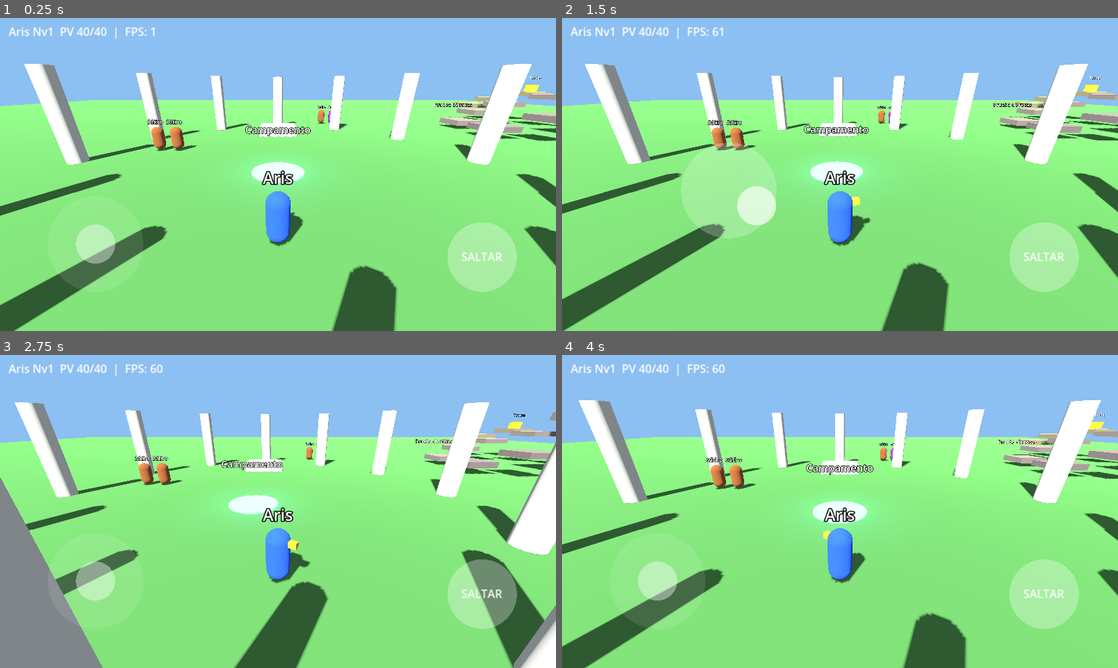
Above: before the commit, frames 1-4 (two rows, left to right).
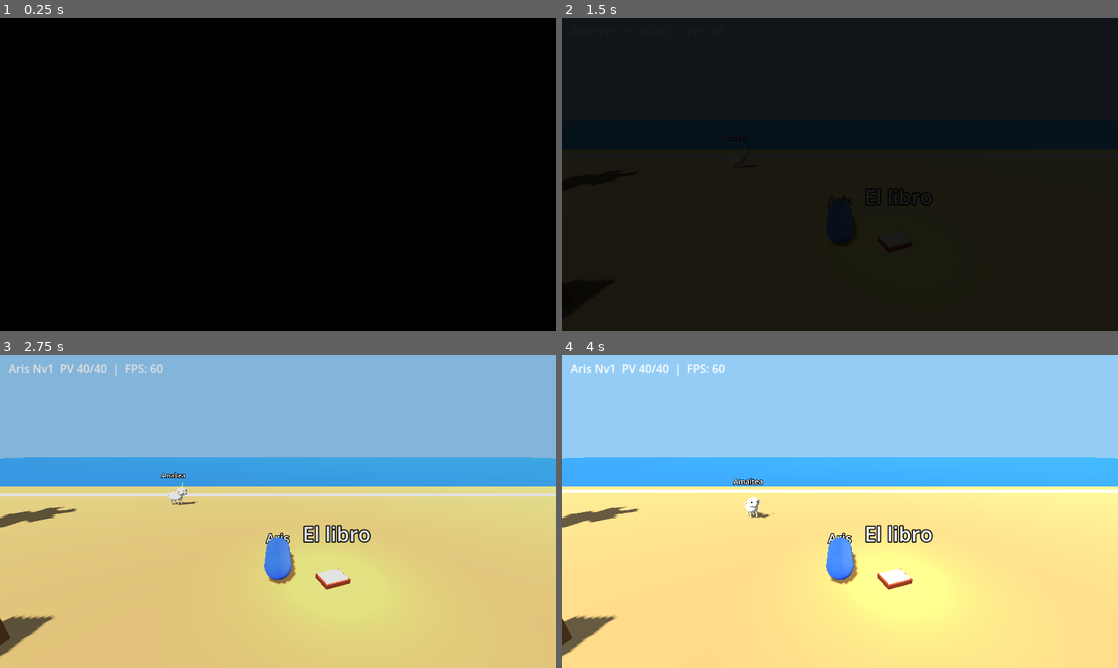
Above: after the commit, the same moments.

Repository: Adriii192/mitologia-rpg
Game: Godot game, scene res://main.tscn
Same seed, same stepped clock (60 frames per second), same inputs: the game is played once before the commit and once after it.
Inputs (mouse positions are in pixels of both pictures, inside the frame that each line leads up to):
- Up to frame 1 (0.25 s): no input
- Up to frame 2 (1.5 s): move the mouse to (962, 158) at 0.52 s; click (962, 158) at 0.67 s; drag from (728, 190) to (812, 237) at 1.27 s
- Up to frame 3 (2.75 s): move the mouse to (333, 442) at 2.02 s; click (333, 442) at 2.17 s
- Up to frame 4 (4 s): drag from (812, 574) to (673, 464) at 2.77 s; move the mouse to (1006, 558) at 3.52 s; click (1006, 558) at 3.67 s

The runs differ from the first frame. In frame 1, 100% of the frame differs, in the area x 0-100%, y 0-100%; in frame 2, 100%; in frame 3, 100%; in frame 4, 75%.

Commit message:
Add files via upload

Diff:
--- a/boot.gd
+++ b/boot.gd
@@ -1,6 +1,6 @@
 extends Node
 
-const FILES := ["res://main.gd", "res://zones.gd", "res://state.gd", "res://fighter.gd", "res://battle.gd"]
+const FILES := ["res://main.gd", "res://zones.gd", "res://state.gd", "res://fighter.gd", "res://battle.gd", "res://dialog.gd", "res://companion.gd"]
 
 
 func _ready() -> void:
--- /dev/null
+++ b/companion.gd
@@ -0,0 +1,78 @@
+extends RefCounted
+
+
+static func _part(parent: Node3D, mesh: Mesh, pos: Vector3, color: Color, rot: Vector3 = Vector3.ZERO, emission: float = 0.0) -> MeshInstance3D:
+	var mi := MeshInstance3D.new()
+	mi.mesh = mesh
+	var m := StandardMaterial3D.new()
+	m.albedo_color = color
+	if emission > 0.0:
+		m.emission_enabled = true
+		m.emission = color
+		m.emission_energy_multiplier = emission
+	mi.material_override = m
+	mi.position = pos
+	mi.rotation_degrees = rot
+	parent.add_child(mi)
+	return mi
+
+
+static func _sphere(r: float) -> SphereMesh:
+	var sm := SphereMesh.new()
+	sm.radius = r
+	sm.height = r * 2.0
+	return sm
+
+
+static func _cyl(r: float, h: float) -> CylinderMesh:
+	var cm := CylinderMesh.new()
+	cm.top_radius = r
+	cm.bottom_radius = r
+	cm.height = h
+	return cm
+
+
+static func _cone(r: float, h: float) -> CylinderMesh:
+	var cm := CylinderMesh.new()
+	cm.top_radius = 0.0
+	cm.bottom_radius = r
+	cm.height = h
+	return cm
+
+
+# Amaltea: cabrita juvenil. Mira hacia -Z.
+static func build() -> Node3D:
+	var root := Node3D.new()
+	var body := Node3D.new()
+	body.name = "Body"
+	root.add_child(body)
+	var cream := Color(0.98, 0.95, 0.88)
+	var tan := Color(0.86, 0.76, 0.6)
+	var gold := Color(1.0, 0.8, 0.25)
+	var cap := CapsuleMesh.new()
+	cap.radius = 0.3
+	cap.height = 1.0
+	_part(body, cap, Vector3(0, 0.58, 0.05), cream, Vector3(90, 0, 0))
+	_part(body, _sphere(0.3), Vector3(0, 0.95, -0.5), cream)
+	_part(body, _sphere(0.12), Vector3(0, 0.84, -0.76), Color(0.96, 0.78, 0.72))
+	_part(body, _sphere(0.05), Vector3(-0.13, 1.0, -0.72), Color(0.05, 0.05, 0.05))
+	_part(body, _sphere(0.05), Vector3(0.13, 1.0, -0.72), Color(0.05, 0.05, 0.05))
+	var ear_mesh := BoxMesh.new()
+	ear_mesh.size = Vector3(0.3, 0.05, 0.16)
+	_part(body, ear_mesh, Vector3(-0.32, 0.98, -0.48), tan, Vector3(0, 0, 35))
+	_part(body, ear_mesh, Vector3(0.32, 0.98, -0.48), tan, Vector3(0, 0, -35))
+	_part(body, _cone(0.06, 0.34), Vector3(-0.12, 1.3, -0.5), gold, Vector3(0, 0, 18), 0.6)
+	_part(body, _cone(0.06, 0.26), Vector3(0.12, 1.26, -0.5), gold, Vector3(0, 0, -18), 0.6)
+	_part(body, _sphere(0.045), Vector3(-0.2, 1.46, -0.5), Color(1.0, 0.9, 0.5), Vector3.ZERO, 3.0)
+	for lx in [-0.16, 0.16]:
+		for lz in [-0.22, 0.34]:
+			_part(body, _cyl(0.05, 0.42), Vector3(lx, 0.21, lz), tan)
+	_part(body, _sphere(0.09), Vector3(0, 0.7, 0.6), cream)
+	var tag := Label3D.new()
+	tag.text = "Amaltea"
+	tag.font_size = 40
+	tag.pixel_size = 0.01
+	tag.billboard = BaseMaterial3D.BILLBOARD_ENABLED
+	tag.position = Vector3(0, 2.0, 0)
+	root.add_child(tag)
+	return root
--- /dev/null
+++ b/dialog.gd
@@ -0,0 +1,131 @@
+extends CanvasLayer
+
+signal finished
+
+var lines: Array = []
+var index: int = 0
+var shown: float = 0.0
+var active: bool = false
+var ui: Control
+var label: Label
+
+
+func start(p_lines: Array) -> void:
+	lines = p_lines
+	index = 0
+	shown = 0.0
+	active = true
+	layer = 15
+	ui = Control.new()
+	ui.set_anchors_and_offsets_preset(Control.PRESET_FULL_RECT)
+	ui.mouse_filter = Control.MOUSE_FILTER_IGNORE
+	ui.draw.connect(_draw_ui)
+	add_child(ui)
+	label = Label.new()
+	label.autowrap_mode = TextServer.AUTOWRAP_WORD_SMART
+	label.mouse_filter = Control.MOUSE_FILTER_IGNORE
+	add_child(label)
+	_layout()
+
+
+func _v() -> Vector2:
+	return get_viewport().get_visible_rect().size
+
+
+func _s() -> float:
+	return _v().y / 1080.0
+
+
+func _box() -> Rect2:
+	var v: Vector2 = _v()
+	var s: float = _s()
+	return Rect2(60.0 * s, v.y - 300.0 * s, v.x - 120.0 * s, 250.0 * s)
+
+
+func _layout() -> void:
+	var s: float = _s()
+	var b: Rect2 = _box()
+	label.position = Vector2(b.position.x + 40.0 * s, b.position.y + 34.0 * s)
+	label.size = Vector2(b.size.x - 80.0 * s, b.size.y - 60.0 * s)
+	label.add_theme_font_size_override("font_size", int(40.0 * s))
+
+
+func _full_text() -> String:
+	if index >= lines.size():
+		return ""
+	return str(lines[index][1])
+
+
+func _speaker() -> String:
+	if index >= lines.size():
+		return ""
+	return str(lines[index][0])
+
+
+func _process(delta: float) -> void:
+	if not active:
+		return
+	shown += delta * 45.0
+	_layout()
+	var full: String = _full_text()
+	label.text = full
+	label.visible_characters = mini(full.length(), int(shown))
+	var sp: String = _speaker()
+	if sp == "":
+		label.add_theme_color_override("font_color", Color(0.85, 0.85, 0.95))
+	else:
+		label.add_theme_color_override("font_color", Color(1, 1, 1))
+	ui.queue_redraw()
+
+
+func handle_touch() -> void:
+	if not active:
+		return
+	var total: int = _full_text().length()
+	if shown < float(total):
+		shown = float(total)
+		return
+	index += 1
+	shown = 0.0
+	if index >= lines.size():
+		active = false
+		label.visible = false
+		ui.queue_redraw()
+		finished.emit()
+
+
+func _speaker_color(sp: String) -> Color:
+	if sp == "Aris":
+		return Color(0.3, 0.5, 0.9)
+	if sp == "Amaltea":
+		return Color(0.85, 0.65, 0.15)
+	return Color(0.4, 0.4, 0.5)
+
+
+func _draw_ui() -> void:
+	if not active or index >= lines.size():
+		return
+	var s: float = _s()
+	var b: Rect2 = _box()
+	var sb := StyleBoxFlat.new()
+	sb.bg_color = Color(0.05, 0.07, 0.16, 0.94)
+	sb.border_color = Color(0.85, 0.7, 0.3)
+	sb.set_border_width_all(4)
+	sb.set_corner_radius_all(18)
+	ui.draw_style_box(sb, b)
+	var sp: String = _speaker()
+	if sp != "":
+		var tag_w: float = 90.0 * s + sp.length() * 24.0 * s
+		var tag := Rect2(b.position.x + 36.0 * s, b.position.y - 38.0 * s, tag_w, 66.0 * s)
+		var tb := StyleBoxFlat.new()
+		tb.bg_color = _speaker_color(sp)
+		tb.border_color = Color(1, 1, 1, 0.9)
+		tb.set_border_width_all(3)
+		tb.set_corner_radius_all(14)
+		ui.draw_style_box(tb, tag)
+		var font: Font = ThemeDB.fallback_font
+		ui.draw_string(font, Vector2(tag.position.x, tag.position.y + tag.size.y * 0.5 + 14.0 * s), sp, HORIZONTAL_ALIGNMENT_CENTER, tag.size.x, int(38.0 * s), Color(1, 1, 1))
+	if shown >= float(_full_text().length()):
+		var bob: float = sin(Time.get_ticks_msec() / 160.0) * 6.0 * s
+		var c: Vector2 = Vector2(b.end.x - 60.0 * s, b.end.y - 40.0 * s + bob)
+		ui.draw_colored_polygon(PackedVector2Array([c + Vector2(-16, -10) * s, c + Vector2(16, -10) * s, c + Vector2(0, 14) * s]), Color(1.0, 0.85, 0.3))
--- a/main.gd
+++ b/main.gd
@@ -3,6 +3,8 @@
 const Zones = preload("res://zones.gd")
 const State = preload("res://state.gd")
 const Battle = preload("res://battle.gd")
+const Dialog = preload("res://dialog.gd")
+const Companion = preload("res://companion.gd")
 
 const SPEED := 6.0
 const GRAVITY := 20.0
@@ -14,6 +16,7 @@
 var cam_pivot: Node3D
 var camera: Camera3D
 var zone: Node3D
+var current_zone: String = "beach"
 var spawn_point := Vector3(0, 1.1, 8)
 var yaw := 0.0
 var pitch := -0.4
@@ -29,11 +32,17 @@
 var near_portal: Node3D = null
 var traveling := false
 var in_battle := false
+var in_dialog := false
+var locked := false
 var battle = null
+var dialog = null
 var battle_enemy: Node3D = null
+var companion: Node3D = null
 var grace := 0.0
+var hint_timer := 0.0
 var ui: Control
 var info_label: Label
+var hint_label: Label
 var fade: ColorRect
 
 
@@ -42,7 +51,8 @@
 	_build_player()
 	_build_camera()
 	_build_ui()
-	_load_zone("world")
+	_load_zone("beach")
+	_play_intro()
 
 
 func _view() -> Vector2:
@@ -55,6 +65,10 @@
 
 func _act_pos() -> Vector2:
 	return Vector2(_view().x - 370, _view().y - 130)
+
+
+func _horn_pos() -> Vector2:
+	return Vector2(_view().x - 170, _view().y - 360)
 
 
 func _default_joy_center() -> Vector2:
@@ -115,6 +129,18 @@
 	info_label.position = Vector2(20, 12)
 	info_label.add_theme_font_size_override("font_size", 26)
 	layer.add_child(info_label)
+	hint_label = Label.new()
+	hint_label.add_theme_font_size_override("font_size", 34)
+	hint_label.add_theme_color_override("font_color", Color(1, 0.95, 0.7))
+	hint_label.add_theme_color_override("font_outline_color", Color(0, 0, 0))
+	hint_label.add_theme_constant_override("outline_size", 8)
+	hint_label.horizontal_alignment = HORIZONTAL_ALIGNMENT_CENTER
+	hint_label.set_anchors_and_offsets_preset(Control.PRESET_CENTER_TOP)
+	hint_label.offset_left = -600
+	hint_label.offset_right = 600
+	hint_label.offset_top = 90
+	hint_label.visible = false
+	layer.add_child(hint_label)
 	fade = ColorRect.new()
 	fade.color = Color(0, 0, 0, 0)
 	fade.set_anchors_and_offsets_preset(Control.PRESET_FULL_RECT)
@@ -125,13 +151,19 @@
 	ui.queue_redraw()
 
 
-func _draw_button_text(text: String, center: Vector2) -> void:
+func _show_hint(text: String, secs: float) -> void:
+	hint_label.text = text
+	hint_label.visible = true
+	hint_timer = secs
+
+
+func _draw_button_text(text: String, center: Vector2, size: int = 26) -> void:
 	var font := ThemeDB.fallback_font
-	ui.draw_string(font, Vector2(center.x - BTN_RADIUS, center.y + 9), text, HORIZONTAL_ALIGNMENT_CENTER, BTN_RADIUS * 2.0, 26, Color(1, 1, 1, 0.95))
+	ui.draw_string(font, Vector2(center.x - BTN_RADIUS, center.y + 9), text, HORIZONTAL_ALIGNMENT_CENTER, BTN_RADIUS * 2.0, size, Color(1, 1, 1, 0.95))
 
 
 func _draw_ui() -> void:
-	if in_battle:
+	if in_battle or in_dialog or locked:
 		return
 	var a := 0.2
 	if joy_id != -1:
@@ -143,6 +175,9 @@
 		ja = 0.55
 	ui.draw_circle(_jump_pos(), BTN_RADIUS, Color(1, 1, 1, ja))
 	_draw_button_text("SALTAR", _jump_pos())
+	if current_zone != "camp":
+		ui.draw_circle(_horn_pos(), BTN_RADIUS, Color(1.0, 0.8, 0.25, 0.5))
+		_draw_button_text("CUERNO", _horn_pos(), 24)
 	if near_portal != null:
 		var aa := 0.45
 		if act_id != -1:
@@ -155,20 +190,37 @@
 	if zone != null:
 		remove_child(zone)
 		zone.queue_free()
+	companion = null
 	zone = Node3D.new()
 	add_child(zone)
+	current_zone = zone_name
 	var info: Dictionary
 	if zone_name == "camp":
 		info = Zones.build_camp(zone)
 		State.heal_all()
+	elif zone_name == "beach":
+		info = Zones.build_beach(zone)
 	else:
 		info = Zones.build_world(zone)
 		_spawn_enemies()
 	spawn_point = info["spawn"]
 	player.position = spawn_point
 	player.velocity = Vector3.ZERO
+	_spawn_companion()
 	near_portal = null
 	ui.queue_redraw()
+
+
+func _spawn_companion() -> void:
+	companion = Companion.build()
+	zone.add_child(companion)
+	_place_companion()
+
+
+func _place_companion() -> void:
+	if companion == null:
+		return
+	companion.position = player.position + Vector3(-2.0, -0.9, 1.5)
 
 
 func _spawn_enemies() -> void:
@@ -216,9 +268,9 @@
 		tw.tween_property(n, "position:y", 0.0, 0.7).set_trans(Tween.TRANS_SINE)
 
 
-func _start_battle(enemy_node: Node3D) -> void:
-	in_battle = true
-	battle_enemy = enemy_node
+# ---------- Diálogos e introducción ----------
+
+func _release_touches() -> void:
 	joy_id = -1
 	look_id = -1
 	jump_id = -1
@@ -228,6 +280,83 @@
 	joy_pos = joy_center
 	player.velocity = Vector3.ZERO
 	ui.queue_redraw()
+
+
+func _run_dialog(lines: Array) -> void:
+	_release_touches()
+	in_dialog = true
+	dialog = Dialog.new()
+	add_child(dialog)
+	dialog.start(lines)
+	await dialog.finished
+	dialog.queue_free()
+	dialog = null
+	in_dialog = false
+	ui.queue_redraw()
+
+
+func _wait(secs: float) -> void:
+	await get_tree().create_timer(secs).timeout
+
+
+func _play_intro() -> void:
+	if State.flags.has("intro_done"):
+		return
+	locked = true
+	_release_touches()
+	fade.color = Color(0, 0, 0, 1)
+	player.rotation.x = -PI * 0.5
+	player.position.y = 0.45
+	companion.position = Vector3(-7, 0, -2)
+	companion.rotation.y = atan2(-7.0, -2.0)
+	yaw = 0.0
+	pitch = -0.3
+	await _wait(0.5)
+	await _run_dialog([["", "Todo está oscuro... Solo se oye el mar."]])
+	var tw := create_tween()
+	tw.tween_property(fade, "color:a", 0.0, 1.6)
+	await tw.finished
+	var goal: Vector3 = Vector3(-2.0, 0, 4.6)
+	companion.rotation.y = atan2(-(goal.x - companion.position.x), -(goal.z - companion.position.z))
+	var walk := create_tween()
+	walk.tween_property(companion, "position", goal, 2.4).set_trans(Tween.TRANS_SINE)
+	await walk.finished
+	companion.rotation.y = PI
+	await _run_dialog([
+		["Amaltea", "¡Eh! ¡Eh, tú! ¿Estás vivo? Venga, despierta, que las olas no esperan."],
+		["", "Algo suave y húmedo te empuja el hombro."],
+	])
+	var wake := create_tween().set_parallel(true)
+	wake.tween_property(player, "rotation:x", 0.0, 0.7)
+	wake.tween_property(player, "position:y", 1.1, 0.7)
+	await wake.finished
+	await _run_dialog([
+		["Aris", "¿Qué...? ¿Dónde estoy? Estaba en mi cuarto... leyendo..."],
+		["Aris", "Espera. Una cabra. Una cabra que habla. Esto es un sueño, seguro."],
+		["Amaltea", "¿Cabra? ¡Soy una cabrita, sí, pero con mucho más pedigrí! Me llamo Amaltea, y no, no es un sueño."],
+		["Aris", "Claro que es un sueño. Me habré dormido con el libro encima."],
+		["", "Amaltea agacha la cabeza y le da un golpecito con uno de sus cuernos."],
+		["Aris", "¡Ay! ...Vale. Eso ha dolido demasiado para ser un sueño."],
+		["Amaltea", "Bienvenido a Creta, en los tiempos en que los dioses aún eran jóvenes. Tu libro te ha traído hasta aquí."],
+		["Aris", "¿Dentro del libro? ¿Y cómo vuelvo a casa?"],
+		["Amaltea", "Lo averiguaremos recorriendo la historia entera. No estarás solo: yo hablo con todos los animales que guían a los viajeros perdidos."],
+		["Amaltea", "Eres Aris, ¿verdad? Tu nombre sonó en el libro cuando caíste. Curioso... se parece al de alguien que conozco."],
+		["Amaltea", "Y mira mi cuerno dorado: se me rompió un día que cuidaba a un niño muy fuerte y muy travieso. Desde entonces da abundancia a quien lo sostiene."],
+		["Amaltea", "Con él podré llevarnos a un campamento seguro cuando lo necesites. Toca CUERNO y nos vamos."],
+		["Aris", "Un campamento... Vale. Esto es una locura, pero me gusta."],
+		["Amaltea", "¡Pues vamos, Aris! Explora la playa, que yo te sigo."],
+	])
+	State.flags["intro_done"] = true
+	locked = false
+	_show_hint("Toca CUERNO para ir al campamento", 7.0)
+
+
+# ---------- Combate ----------
+
+func _start_battle(enemy_node: Node3D) -> void:
+	in_battle = true
+	battle_enemy = enemy_node
+	_release_touches()
 	var enemies: Array = []
 	var kinds: Array = enemy_node.get_meta("kinds")
 	for k in kinds:
@@ -266,18 +395,33 @@
 			player.global_position += away.normalized() * 4.0
 	battle_enemy = null
 	if result == "lose":
-		_travel("camp")
+		State.has_last = false
+		_travel("camp", false)
 	ui.queue_redraw()
 
 
-func _travel(target: String) -> void:
+# ---------- Viajes ----------
+
+func _travel(target: String, remember: bool = true) -> void:
 	if traveling:
 		return
 	traveling = true
+	var dest: String = target
+	var use_pos: bool = false
+	if target == "camp" and remember:
+		State.last_zone = current_zone
+		State.last_pos = player.global_position
+		State.has_last = true
+	elif target == "return":
+		dest = State.last_zone
+		use_pos = State.has_last
 	var tw := create_tween()
 	tw.tween_property(fade, "color:a", 1.0, 0.35)
 	await tw.finished
-	_load_zone(target)
+	_load_zone(dest)
+	if use_pos:
+		player.position = State.last_pos + Vector3(0, 0.3, 0)
+		_place_companion()
 	var tw2 := create_tween()
 	tw2.tween_property(fade, "color:a", 0.0, 0.35)
 	await tw2.finished
@@ -288,6 +432,12 @@
 	if in_battle:
 		if event is InputEventScreenTouch and event.pressed and battle != null:
 			battle.handle_touch(event.position)
+		return
+	if in_dialog:
+		if event is InputEventScreenTouch and event.pressed and dialog != null:
+			dialog.handle_touch()
+		return
+	if locked:
 		return
 	var half := _view().x * 0.5
 	if event is InputEventScreenTouch:
@@ -296,6 +446,8 @@
 			if pos.distance_to(_jump_pos()) < BTN_RADIUS * 1.2 and jump_id == -1:
 				jump_id = event.index
 				jump_buffer = 0.15
+			elif current_zone != "camp" and pos.distance_to(_horn_pos()) < BTN_RADIUS * 1.2:
+				_travel("camp")
 			elif near_portal != null and pos.distance_to(_act_pos()) < BTN_RADIUS * 1.2 and act_id == -1:
 				act_id = event.index
 				_travel(str(near_portal.get_meta("target")))
@@ -333,7 +485,7 @@
 
 
 func _physics_process(delta: float) -> void:
-	if traveling or in_battle:
+	if traveling or in_battle or in_dialog or locked:
 		return
 	var dir := Vector3(joy_vec.x, 0, joy_vec.y).rotated(Vector3.UP, yaw)
 	var vel := player.velocity
@@ -359,14 +511,49 @@
 		player.velocity = Vector3.ZERO
 
 
+func _update_companion(delta: float) -> void:
+	if companion == null or not is_instance_valid(companion) or locked or in_dialog:
+		return
+	var desired: Vector3 = player.global_position + Vector3(-1.9, 0.0, 1.7).rotated(Vector3.UP, yaw)
+	var to_goal: Vector3 = desired - companion.global_position
+	to_goal.y = 0.0
+	var dist: float = to_goal.length()
+	var moving: bool = false
+	if dist > 14.0:
+		_place_companion()
+		return
+	if dist > 0.35:
+		var speed: float = minf(9.0, dist * 4.0 + 1.0)
+		companion.global_position += to_goal.normalized() * minf(speed * delta, dist)
+		moving = true
+		var target_yaw: float = atan2(-to_goal.x, -to_goal.z)
+		companion.rotation.y = lerp_angle(companion.rotation.y, target_yaw, delta * 8.0)
+	else:
+		companion.rotation.y = lerp_angle(companion.rotation.y, yaw, delta * 4.0)
+	var ground_y: float = player.global_position.y - 0.9
+	companion.global_position.y = lerpf(companion.global_position.y, ground_y, delta * 8.0)
+	var body: Node3D = companion.get_child(0)
+	var hop: float = 0.0
+	if moving:
+		hop = absf(sin(Time.get_ticks_msec() / 110.0)) * 0.12
+	body.position.y = lerpf(body.position.y, hop, delta * 14.0)
+
+
 func _process(delta: float) -> void:
 	cam_pivot.global_position = player.global_position + Vector3(0, 1.5, 0)
 	cam_pivot.rotation = Vector3(pitch, yaw, 0)
 	grace = maxf(0.0, grace - delta)
+	if hint_timer > 0.0:
+		hint_timer -= delta
+		if hint_timer <= 0.0:
+			hint_label.visible = false
 	var hero = State.party[0]
 	info_label.visible = not in_battle
 	info_label.text = "%s Nv%d  PV %d/%d  |  FPS: %d" % [hero.fname, hero.level, hero.hp, hero.max_hp, Engine.get_frames_per_second()]
 	if in_battle or traveling:
+		return
+	_update_companion(delta)
+	if locked or in_dialog:
 		return
 	var found: Node3D = null
 	for n in get_tree().get_nodes_in_group("portals"):
--- a/state.gd
+++ b/state.gd
@@ -5,6 +5,10 @@
 
 static var party: Array = []
 static var defeated: Dictionary = {}
+static var flags: Dictionary = {}
+static var last_zone: String = "world"
+static var last_pos: Vector3 = Vector3.ZERO
+static var has_last: bool = false
 
 
 static func _mk(n: String, col: Color, hp: int, mp: int, atk: int, defense: int, mag: int, skill: String, cost: int, kind: String, power: float):
--- a/zones.gd
+++ b/zones.gd
@@ -241,5 +241,85 @@
 		var a := TAU * i / 18.0
 		tree(root, Vector3(cos(a) * 24.0, 0, sin(a) * 24.0))
 
-	portal(root, Vector3(0, 0, 14), "world", "Volver al mundo", Color(1.0, 0.8, 0.3))
+	portal(root, Vector3(0, 0, 14), "return", "Volver", Color(1.0, 0.8, 0.3))
 	return {"spawn": Vector3(0, 1.1, 8)}
+
+
+# ---------- Playa del naufragio ----------
+
+static func deco_box(root: Node3D, pos: Vector3, size: Vector3, color: Color, rot_deg: Vector3 = Vector3.ZERO, emission: float = 0.0) -> MeshInstance3D:
+	var mi := MeshInstance3D.new()
+	var bm := BoxMesh.new()
+	bm.size = size
+	mi.mesh = bm
+	mi.material_override = mat(color, emission)
+	mi.position = pos
+	mi.rotation_degrees = rot_deg
+	root.add_child(mi)
+	return mi
+
+
+static func wall(root: Node3D, pos: Vector3, size: Vector3) -> void:
+	var body := StaticBody3D.new()
+	body.position = pos
+	var cs := CollisionShape3D.new()
+	var bs := BoxShape3D.new()
+	bs.size = size
+	cs.shape = bs
+	body.add_child(cs)
+	root.add_child(body)
+
+
+static func palm(root: Node3D, pos: Vector3, lean: float) -> void:
+	var trunk := deco_box(root, pos + Vector3(0, 2.6, 0), Vector3(0.45, 5.2, 0.45), Color(0.5, 0.36, 0.2), Vector3(0, 0, lean))
+	trunk.name = "Trunk"
+	var top: Vector3 = pos + Vector3(-sin(deg_to_rad(lean)) * 2.6, 5.1, 0)
+	for k in 5:
+		var leaf := deco_box(root, top, Vector3(3.4, 0.08, 0.9), Color(0.15, 0.55, 0.22), Vector3(0, k * 72.0, 0))
+		leaf.position = top + Vector3(0, -0.2, 0)
+		leaf.rotation_degrees = Vector3(0, k * 72.0, -14)
+
+
+static func build_beach(root: Node3D) -> Dictionary:
+	environment(root, Color(0.58, 0.8, 0.96), Color(0.7, 0.75, 0.85), 0.55, 0.8, Color(1.0, 0.96, 0.88))
+	# Arena
+	box(root, Vector3(0, -0.5, 26), Vector3(120, 1, 70), Color(0.76, 0.64, 0.4))
+	# Mar (solo visual) y espuma animada
+	deco_box(root, Vector3(0, -0.9, -50), Vector3(240, 1, 90), Color(0.15, 0.45, 0.75))
+	var foam := deco_box(root, Vector3(0, 0.03, -6.5), Vector3(120, 0.05, 1.0), Color(1, 1, 1, 1))
+	var tw := foam.create_tween().set_loops()
+	tw.tween_property(foam, "position:z", -4.8, 2.4).set_trans(Tween.TRANS_SINE)
+	tw.tween_property(foam, "position:z", -6.8, 2.4).set_trans(Tween.TRANS_SINE)
+	# Paredes invisibles
+	wall(root, Vector3(0, 1.5, -7.6), Vector3(120, 3, 0.6))
+	wall(root, Vector3(-59.5, 1.5, 26), Vector3(0.6, 3, 70))
+	wall(root, Vector3(59.5, 1.5, 26), Vector3(0.6, 3, 70))
+	wall(root, Vector3(0, 1.5, 60.5), Vector3(120, 3, 0.6))
+	# Palmeras
+	palm(root, Vector3(-16, 0, 4), 6.0)
+	palm(root, Vector3(18, 0, 10), -7.0)
+	palm(root, Vector3(-22, 0, 24), 5.0)
+	palm(root, Vector3(25, 0, 28), -5.0)
+	palm(root, Vector3(-9, 0, 40), 4.0)
+	palm(root, Vector3(12, 0, 44), -4.0)
+	# Restos del naufragio
+	deco_box(root, Vector3(-13, 0.9, 13), Vector3(0.5, 2.0, 8.0), Color(0.42, 0.28, 0.16), Vector3(0, 18, 12))
+	deco_box(root, Vector3(-10.5, 0.6, 11.5), Vector3(0.5, 1.4, 6.0), Color(0.48, 0.32, 0.18), Vector3(0, 28, -15))
+	deco_box(root, Vector3(-15.5, 3.0, 15), Vector3(0.35, 6.0, 0.35), Color(0.4, 0.27, 0.15), Vector3(18, 0, 22))
+	deco_box(root, Vector3(-14.4, 3.6, 15.2), Vector3(0.05, 2.8, 2.2), Color(0.95, 0.93, 0.88), Vector3(18, 0, 22))
+	box(root, Vector3(-6, 0.45, 9), Vector3(1.0, 0.9, 1.0), Color(0.5, 0.33, 0.18))
+	box(root, Vector3(-7.1, 0.35, 10.2), Vector3(0.8, 0.7, 0.8), Color(0.45, 0.3, 0.17))
+	box(root, Vector3(8, 0.3, 17), Vector3(2.0, 0.6, 1.4), Color(0.55, 0.52, 0.48))
+	# El libro
+	deco_box(root, Vector3(1.6, 0.08, 6.6), Vector3(0.8, 0.12, 0.6), Color(0.5, 0.2, 0.12), Vector3(0, 20, 0))
+	deco_box(root, Vector3(1.6, 0.15, 6.6), Vector3(0.7, 0.06, 0.5), Color(1.0, 0.9, 0.5), Vector3(0, 20, 0), 1.6)
+	var glow := OmniLight3D.new()
+	glow.light_color = Color(1.0, 0.85, 0.4)
+	glow.light_energy = 1.2
+	glow.omni_range = 5.0
+	glow.position = Vector3(1.6, 0.8, 6.6)
+	root.add_child(glow)
+	tag(root, Vector3(1.6, 1.5, 6.6), "El libro")
+	tag(root, Vector3(0, 6.5, 14), "Playa de Creta")
+	portal(root, Vector3(0, 0, 36), "world", "Adentrarse en la isla", Color(0.3, 0.6, 1.0))
+	return {"spawn": Vector3(0, 1.1, 6)}
